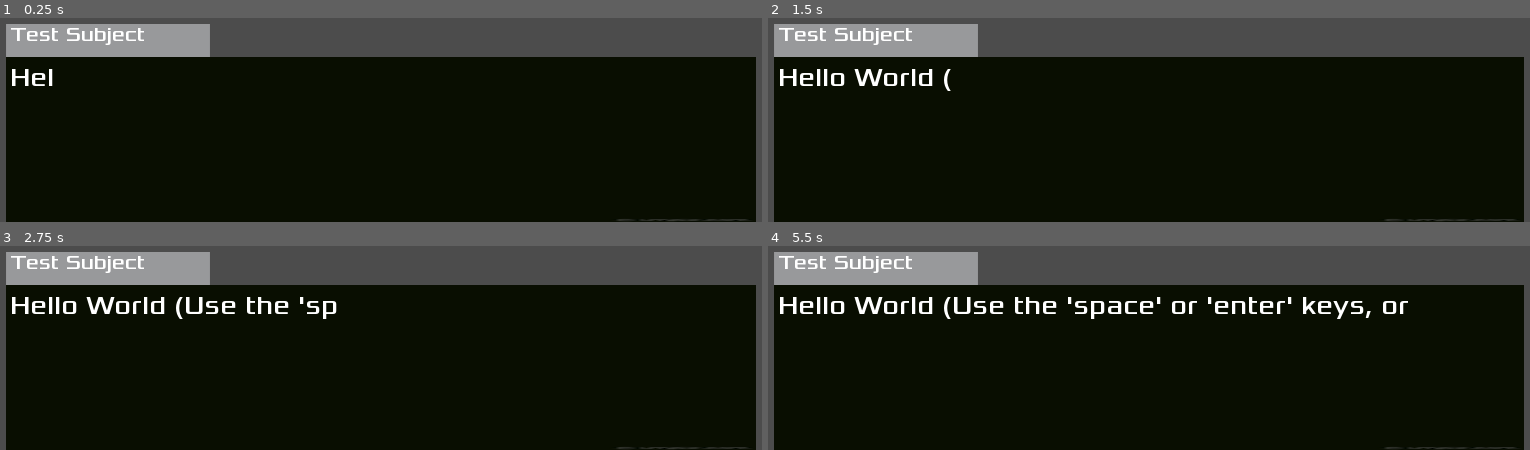
Above: before the commit, frames 1-4 (two rows, left to right).
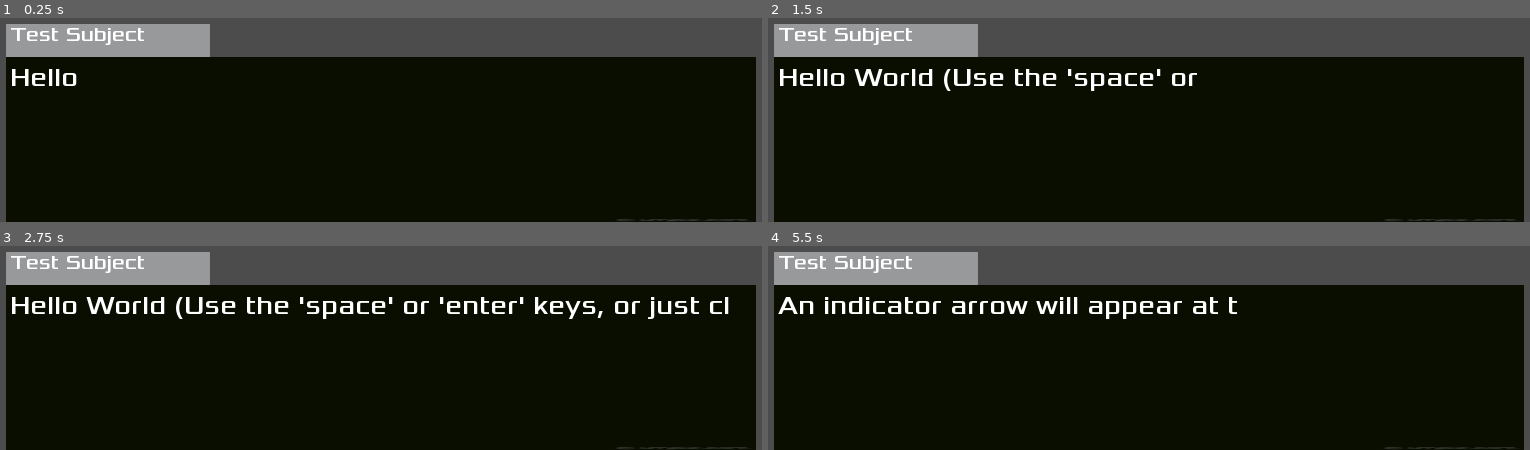
Above: after the commit, the same moments.

Repository: UHSGDC/Photographers-Hike
Game: Godot game, scene res://Scenes/Text Engine.tscn
Two runs of this game, one before a commit and one after it. Both use one fixed random seed, a clock stepped at 60 frames per second and the inputs below. This scene is started directly instead of the project's main scene.
Inputs (mouse positions are in pixels of both pictures, inside the frame that each line leads up to):
- Up to frame 1 (0.25 s): no input
- Up to frame 2 (1.5 s): tap Enter (ui_accept) at 0.5 s; move the mouse to (1149, 142) at 0.52 s; hold D (right) from 0.53 s (still down); click (1149, 142) at 0.67 s; tap Space (jump) at 0.77 s; move the mouse to (outside the picture) at 1.27 s
- Up to frame 3 (2.75 s): tap Space (jump) at 1.52 s; tap Enter (ui_accept) at 2 s; move the mouse to (outside the picture) at 2.02 s; release D (right) at 2.03 s; hold A (left) from 2.03 s (still down)
- Up to frame 4 (5.5 s): move the mouse to (1110, 305) at 2.77 s; release A (left) at 2.78 s; hold D (right) 2.78-4.28 s; click (1110, 305) at 2.92 s; tap Space (jump) at 3.02, 3.77, 4.52 s; move the mouse to (1392, 282) at 3.52 s; move the mouse to (outside the picture) at 4.27 s; hold A (left) 4.28-5.03 s; move the mouse to (outside the picture) at 5.02 s; hold D (right) from 5.03 s (still down); click (outside the picture) at 5.17 s

The runs differ from the first frame. In frame 1, 0.1% of the frame differs, in the area x 7-11%, y 25-34%; in frame 2, 1.0%; in frame 3, 1.5%; in frame 4, 3.1%, in the area x 1-84%, y 25-36%.

Commit message:
JSON Reading
-Created file 'dialog.json' for use in all dialog conversations
-FileOpener.gd:
     -function 'load_file' renamed 'file_read'
     -function 'file_append' added, instead of overwriting file, it adds data to the end of it
     -function 'read_json' added in order to read JSON files
     -made some of the function parameters statically typed
-Added a function in 'Text Engine.gd' to use the newly created file 'dialog.json' to print out text
-created scene for an upside down triangle at the bottom of the textbox to indicate that the text has finished printing (like in Pokemon)
     -

Diff:
--- /dev/null
+++ b/PhotographersHike/Scenes/NextIcon.tscn
@@ -0,0 +1,14 @@
+[gd_scene load_steps=3 format=2]
+
+[ext_resource path="res://Art/NextIcon.png" type="Texture" id=1]
+[ext_resource path="res://Scripts/NextIcon.gd" type="Script" id=2]
+
+[node name="NextIcon" type="Sprite"]
+position = Vector2( 451.88, 277 )
+scale = Vector2( 0.0978261, 0.0978261 )
+texture = ExtResource( 1 )
+script = ExtResource( 2 )
+
+[node name="Timer" type="Timer" parent="."]
+wait_time = 0.5
+autostart = true
--- a/PhotographersHike/Scripts/FileOpener.gd
+++ b/PhotographersHike/Scripts/FileOpener.gd
@@ -3,21 +3,26 @@
 #Just opens a text file, nothing crazy.
 #But it could be used to load save data / highscores
 
-func _ready():
-	print(load_file("res://test_textfile.tres"))
 
-
-
-func file_write(filepath, content) -> void:
+func file_write(filepath: String, content: String) -> void:
 	var file = File.new()
 	file.open(filepath, File.WRITE)
 	file.store_string(content)
 	file.close()
 
+func file_append(filepath: String, content: String) -> void:
+	file_write(filepath, file_read(filepath) + content)
 
-func load_file(filepath) -> String:
+func file_read(filepath: String) -> String:
 	var file = File.new()
 	file.open(filepath, File.READ)
 	var content = file.get_as_text()
 	file.close()
 	return content
+
+
+func read_json(file) -> Dictionary:
+	#var contents: String = file_read(file)
+	#var json_data = JSON.parse(contents).get_result()
+
+	return JSON.parse(file_read(file)).get_result()
--- /dev/null
+++ b/PhotographersHike/Scripts/NextIcon.gd
@@ -0,0 +1,11 @@
+extends Sprite
+
+
+func _ready():
+	visible = true
+	$Timer.connect("timeout", self, "_on_Timer_timeout")
+
+
+
+func _on_Timer_timeout():
+	visible = not visible
--- a/PhotographersHike/Scripts/Text Engine.gd
+++ b/PhotographersHike/Scripts/Text Engine.gd
@@ -4,10 +4,15 @@
 
 
 const accepted_keys: Array = [KEY_SPACE, KEY_ENTER]
+const dialog_json_filepath: String = "res://dialog.json" #don't have the file yet
+
+var next_indicator = load("res://Scenes//NextIcon.tscn")
 
 onready var screen_dimensions = get_viewport_rect().size
 
 onready var label_style := preload("res://Fonts/Text Engine.tres")
+
+
 
 var strlist
 
@@ -16,14 +21,16 @@
 
 # Called when the node enters the scene tree for the first time.
 func _ready():
-
-	yield(text_dialog("Hello World (Use the 'space' or 'enter' keys, or just click the textbox)", 15, 0.1, "Test Subject"), "completed")
-	yield(text_dialog("This is a very basic text engine", 15, 0.1, "Test Subject"), "completed")
-	yield(text_dialog("I hope this is okay", 15, 0.1, "Test Subject"), "completed")
-	yield(text_dialog("Text files can be read", 15, 0.1, "Test Subject"), "completed")
-	yield(text_dialog("For example: res://test_textfile.tres contains the following text:", 15, 0.1, "Test Subject"), "completed")
-	yield(text_dialog($FileOpener.load_file('res://test_textfile.tres'), 10, 0.1, "Test Subject"), "completed")
-
+	yield(text_dialog("Hello World (Use the 'space' or 'enter' keys, or just click the textbox)", 15, 0.05, "Test Subject"), "completed")
+	yield(text_dialog("An indicator arrow will appear at the bottom of the textbox... now!", 15, 0.05, "Test Subject"), "completed")
+	yield(text_dialog("Text can go really fast...", 15, 0.01, "Test Subject"), "completed")
+	yield(text_dialog("Or instantaneously...", 15, 0, "Test Subject"), "completed")
+	yield(text_dialog("Or VERY slowly...", 15, 0.25, "Test Subject"), "completed")
+	yield(text_dialog("Text files can be read", 15, 0.05, "Test Subject"), "completed")
+	yield(text_dialog("As well as JSON files", 15, 0.05, "Test Subject"), "completed")
+	for index in range(3):
+		yield(json_text_dialog("Test Subject", str(index), 15, 0.05), "completed")
+	yield(json_text_dialog("Test Subject", "Farewell", 15, 0.05), "completed")
 
 func wait(seconds: float):
 	#use it like this: yield(wait(1), "completed")
@@ -31,14 +38,9 @@
 	yield(get_tree().create_timer(seconds), "timeout")
 
 
-
-func get_json(file, key: String): #unfinished
-	var contents: String = $FileOpener.load_file(file)
-
-
-
 func text_dialog(string: String, size: int = label_style.size, delay: float = 0.0, speaker_name: String = "Nobody", sound = null):
 	#'sound' parameter should be AudioStreamPlayer2D. Not implemented yet.
+	#should make it so it sounds like Celeste, but I need sounds in order to test it out and implement this
 	$CharacterName.text = speaker_name
 	label_style.size = size
 	$CharacterName.show()
@@ -51,23 +53,22 @@
 			$TextOutput.text += character
 			yield(wait(delay), "completed")
 
-
+	var NextIndicator = next_indicator.instance()
+	add_child(NextIndicator)
 
 	yield(self, "next")
 
+	NextIndicator.queue_free()
 	$CharacterName.hide()
 	$TextOutput.hide()
 	$CharacterName.text = ""
 	$TextOutput.text = ""
 
-	print("Done!")
-
-
 	return
 
-
-
-
+func json_text_dialog(speaker_name: String = "", key = "", size: int = label_style.size, delay: float = 0.0, sound = null) -> void:
+	yield(text_dialog($FileOpener.read_json(dialog_json_filepath)[speaker_name][key], size, delay, speaker_name, sound), "completed")
+	return
 
 
 #func set_size(size: int):
@@ -86,6 +87,6 @@
 	if event.is_action_pressed("ui_accept"):
 		emit_signal("next")
 
-func _on_Area2D_input_event(viewport, event, shape_idx):
+func _on_Area2D_input_event(_viewport, event, _shape_idx):
 	if event is InputEventMouseButton or (event is InputEventKey and event.scancode in accepted_keys):
 		emit_signal("next")
--- /dev/null
+++ b/PhotographersHike/dialog.json
@@ -0,0 +1,8 @@
+{
+  "Test Subject": {
+	"0": "This is being read from a JSON file",
+	"1": "That's about it.",
+	"2": "There is a sound feature that is being planned, but sounds need to be created in order to implement it",
+	"Farewell": "That is it for now, bye."
+  }
+}
--- a/PhotographersHike/test_textfile.tres
+++ /dev/null
@@ -1,5 +0,0 @@
-Hello World!
-
-This is example text
-
-Here are some prime numbers: 2, 3, 5, 7, 11, 13, 17, 19
Binary file added: PhotographersHike/Art/NextIcon.png
Not shown, added: PhotographersHike/Art/NextIcon.png.import
